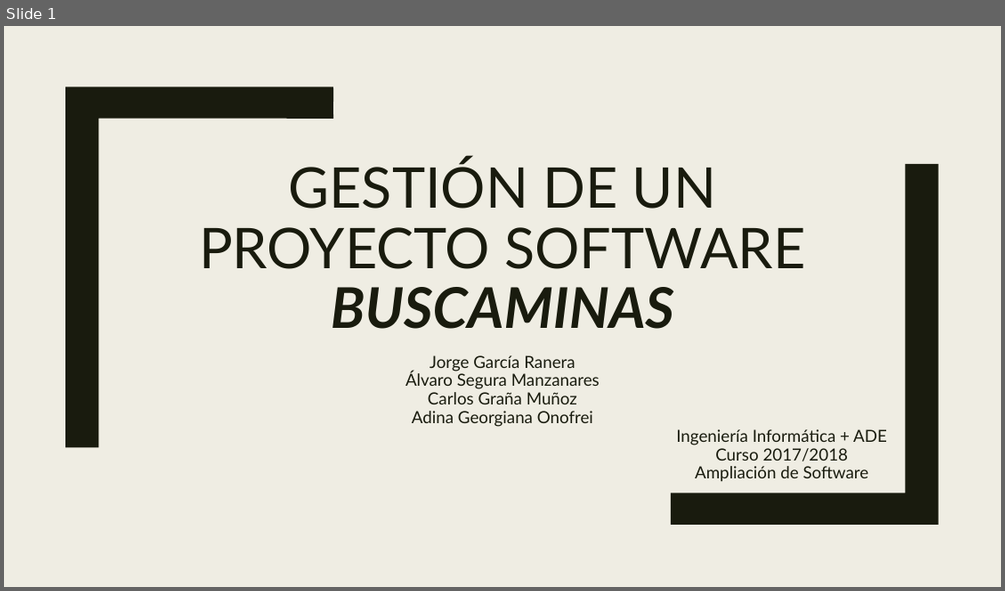
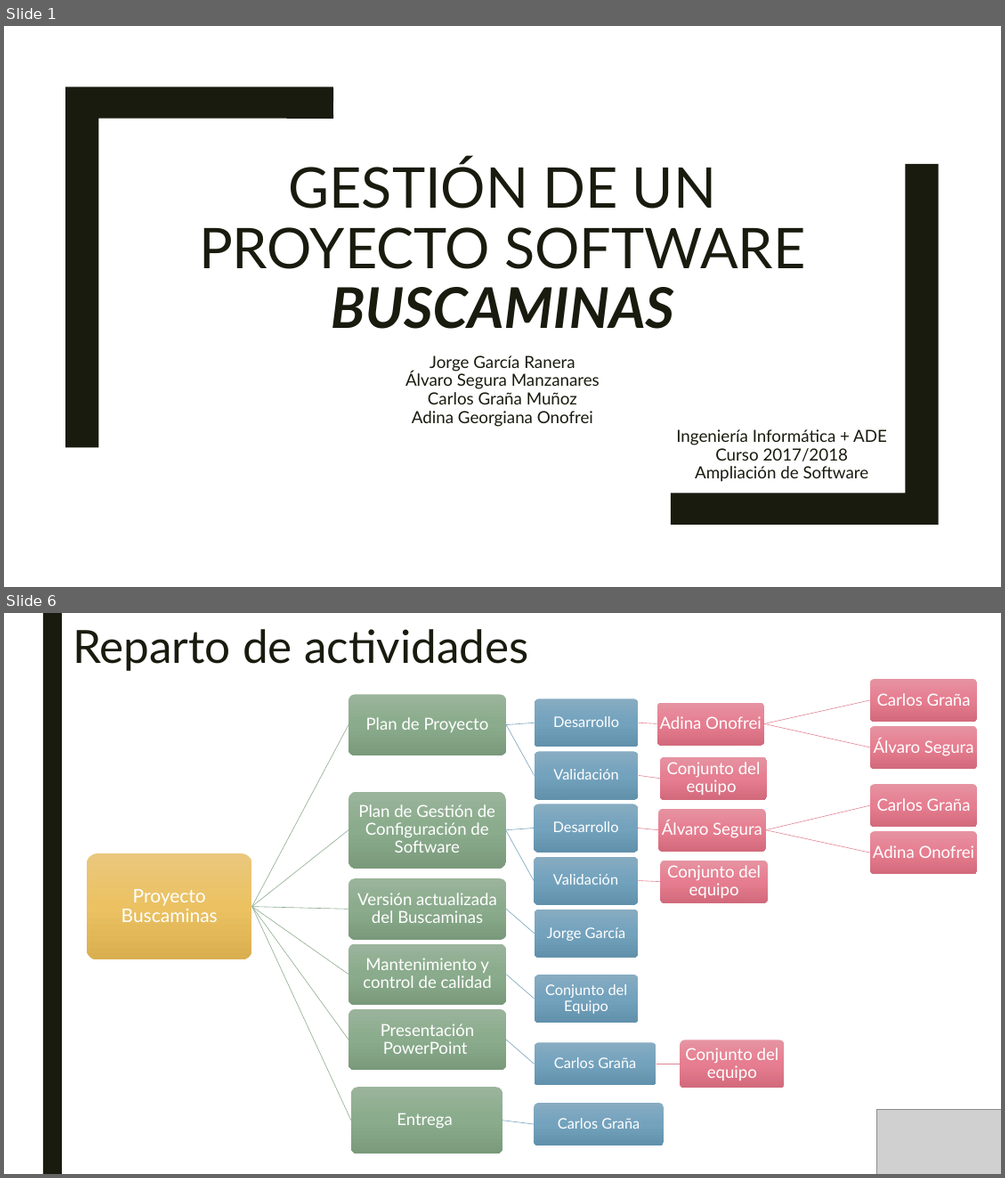
Before and after one commit to SombraJ/practicaAIS, a slide deck: Gestión de un proyecto Software.pptx. Shown one above the other, each under a label of ours: slide 1 before the commit, slides 1 and 6 after it; the slides between them are not shown. The pictures are 1005x591 and 1005x1178 pixels, drawn with LibreOffice and Linux fonts; fonts in the diff are those of the drawing; grey boxes stand for pictures. Boxes give left, top, right and bottom in pixels: in the first picture for what was removed or moved away, otherwise in the second. Text is boxed around its words. In the diff, an @@ line names an element or a change of style, - is before the commit and + after.

```diff
--- a/Gestión de un proyecto Software.pptx
+++ b/Gestión de un proyecto Software.pptx
@@ slide 6 added at (4,613,1001,1174), background #FFFFFF @@
@@ rectangle added at (43,613,62,1174), fill #191B0E @@
@@ title added at (73,629,529,671), 44 pt, text #191B0E @@
+Reparto de actividades
@@ group added at (87,679,977,1153): 24 rounded rectangles, 24 texts, 23 freeform shapes @@
+Proyecto Buscaminas
+Plan de Proyecto
+Desarrollo
+Adina Onofrei
+Carlos Graña
+Álvaro Segura
+Validación
+Conjunto del equipo
+Plan de Gestión de Configuración de Software
+Desarrollo
+Álvaro Segura
+Carlos Graña
+Adina Onofrei
+Validación
+Conjunto del equipo
+Versión actualizada del Buscaminas
+Jorge García
+Mantenimiento y control de calidad
+Conjunto del Equipo
+Presentación PowerPoint
+Carlos Graña
+Conjunto del equipo
+Entrega
+Carlos Graña
@@ picture added at (877,1110,1001,1174) @@
@@ slide 1 changed as well @@
@@ background #EFEDE3 to #FFFFFF @@
```
Also in this commit, not shown: 3 other slides changed, 11 other slides added, 1 slide removed.
